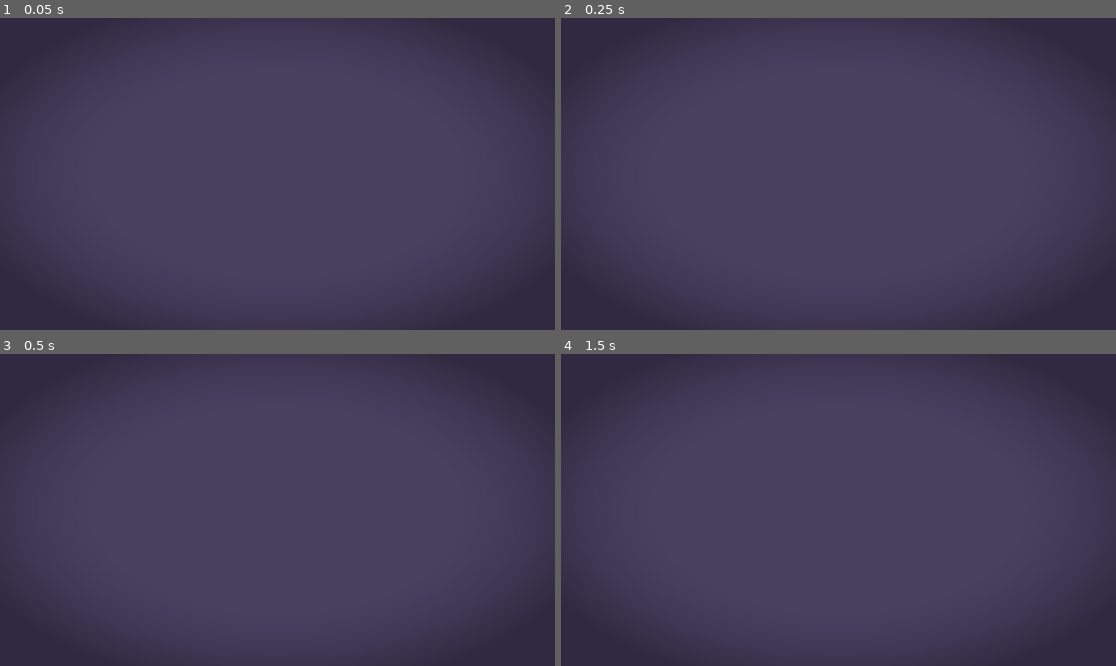
Above: before the commit, frames 1-4 (two rows, left to right).
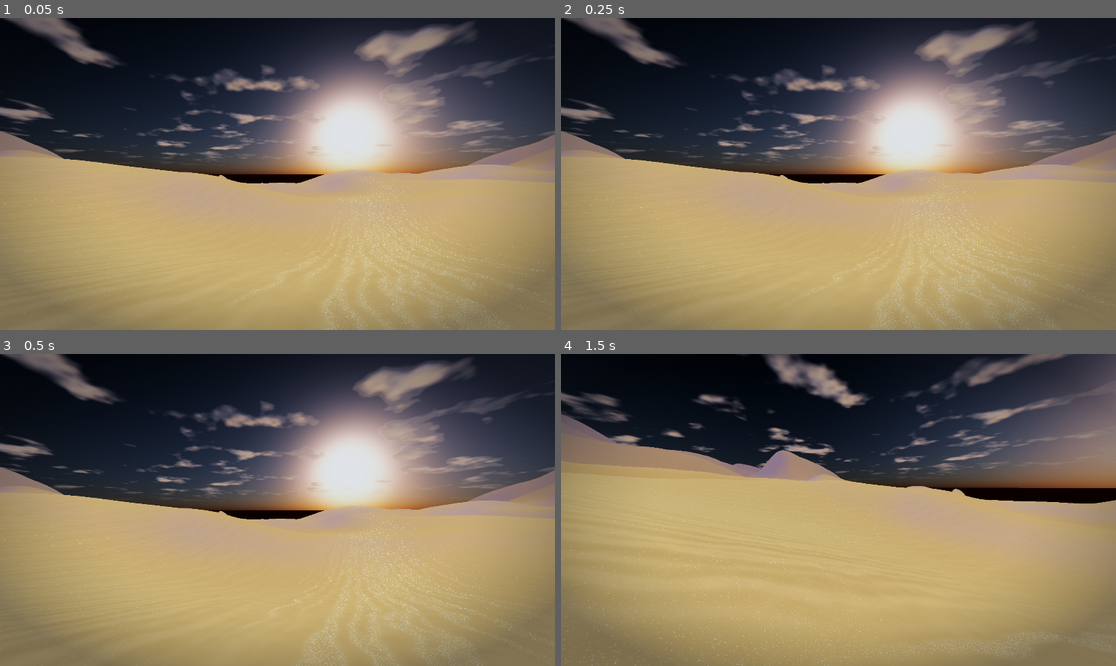
Above: after the commit, the same moments.

Repository: Narine545/Journey-clon
Game: Godot game, scene res://scenes/main.tscn
The game is run twice, just before and just after one commit, with the same random seed, the same clock (stepped at 60 frames per second) and the same inputs.
Inputs (mouse positions are in pixels of both pictures, inside the frame that each line leads up to):
- Up to frame 1 (0.05 s): no input
- Up to frame 2 (0.25 s): no input
- Up to frame 3 (0.5 s): no input
- Up to frame 4 (1.5 s): tap Enter at 0.5 s; move the mouse to (960, 494) at 0.52 s; press the mouse at (960, 494) at 0.53 s; hold D (move_right) 0.53-1.28 s; tap Space (jump) at 0.77 s; move the mouse to (727, 525) at 1.27 s; release the mouse at (727, 525) at 1.28 s; hold S (move_back) from 1.28 s (still down); tap F (flashlight) at 1.35 s

The runs differ from the first frame. In frame 1, 91% of the frame differs, in the area x 0-100%, y 0-100%; in frame 2, 91%; in frame 3, 91%; in frame 4, 94%.
Error before the commit: Parse Error: Function "powf()" not found in base self. (res://scripts/audio.gd:333)
Error after the commit: Invalid access to property or key 'transform' on a base object of type 'AnimationPlayer'. (res://scripts/fps_arms.gd:112)

Commit message:
фикс парсинга: Variant-инференс и pow() вместо powf() (строгий анализатор Godot)
Co-authored-by: arena-agent <297053741+arena-agent@users.noreply.github.com>

Diff:
--- a/scripts/audio.gd
+++ b/scripts/audio.gd
@@ -330,7 +330,7 @@
 	for i in n:
 		var t := float(i) / RATE_SFX
 		var w := rng.randf_range(-1.0, 1.0)
-		var cut := lerpf(0.85, 0.05, powf(t / 0.30, 0.6))
+		var cut := lerpf(0.85, 0.05, pow(t / 0.30, 0.6))
 		lp1 += (w - lp1) * cut
 		lp2 += (lp1 - lp2) * cut
 		var env := minf(t / 0.0025, 1.0) * exp(-t * 13.0)
--- a/scripts/fps_arms.gd
+++ b/scripts/fps_arms.gd
@@ -162,7 +162,7 @@
 	var cam: Camera3D = _rig.cam
 	var from := cam.global_position
 	var dir := -cam.global_transform.basis.z
-	var hit := _ray_sand(from, dir)
+	var hit: Variant = _ray_sand(from, dir)
 	last_hit_valid = hit != null
 	if hit != null:
 		last_hit = hit
--- a/scripts/smoke_test.gd
+++ b/scripts/smoke_test.gd
@@ -150,7 +150,7 @@
 				_check(arms.shots_fired == 3, "shoot: выстрелов сделано %d" % arms.shots_fired)
 				_check(arms.last_hit_valid, "shoot: попадание в песок зафиксировано")
 				if arms.last_hit_valid:
-					var d := main.sand.disp_at(arms.last_hit.x, arms.last_hit.z)
+					var d: float = main.sand.disp_at(arms.last_hit.x, arms.last_hit.z)
 					_check(d < -0.002, "shoot: кратер в песке %.3f м (ожидалось < -0.002)" % d)
 				else:
 					_check(false, "shoot: кратер в песке — попадания не было")
@@ -170,8 +170,8 @@
 				_yaw0 = main.cam_rig.yaw
 				_pitch0 = main.cam_rig.pitch
 				main.cam_rig.apply_mouse_motion(Vector2(220.0, 130.0))
-				var dy := absf(main.cam_rig.yaw - _yaw0)
-				var dp := main.cam_rig.pitch - _pitch0
+				var dy: float = absf(main.cam_rig.yaw - _yaw0)
+				var dp: float = main.cam_rig.pitch - _pitch0
 				_check(dy > 0.2, "mouse: yaw слушается мыши (Δ%.2f рад)" % dy)
 				_check(dp > 0.1, "mouse: pitch слушается мыши (Δ%.2f рад)" % dp)
 				_next()
